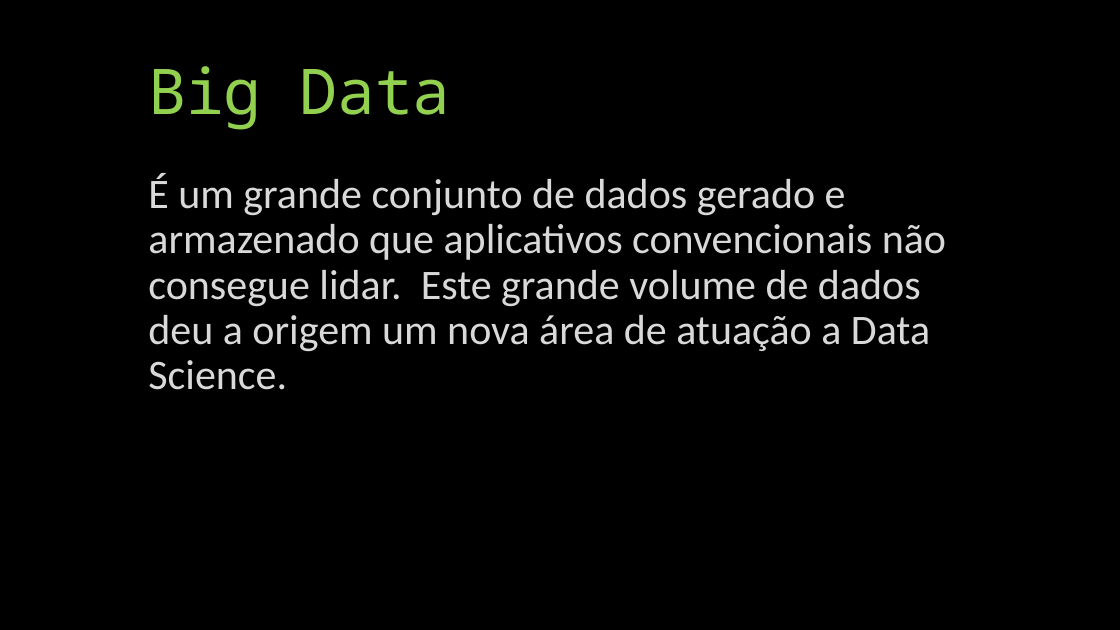
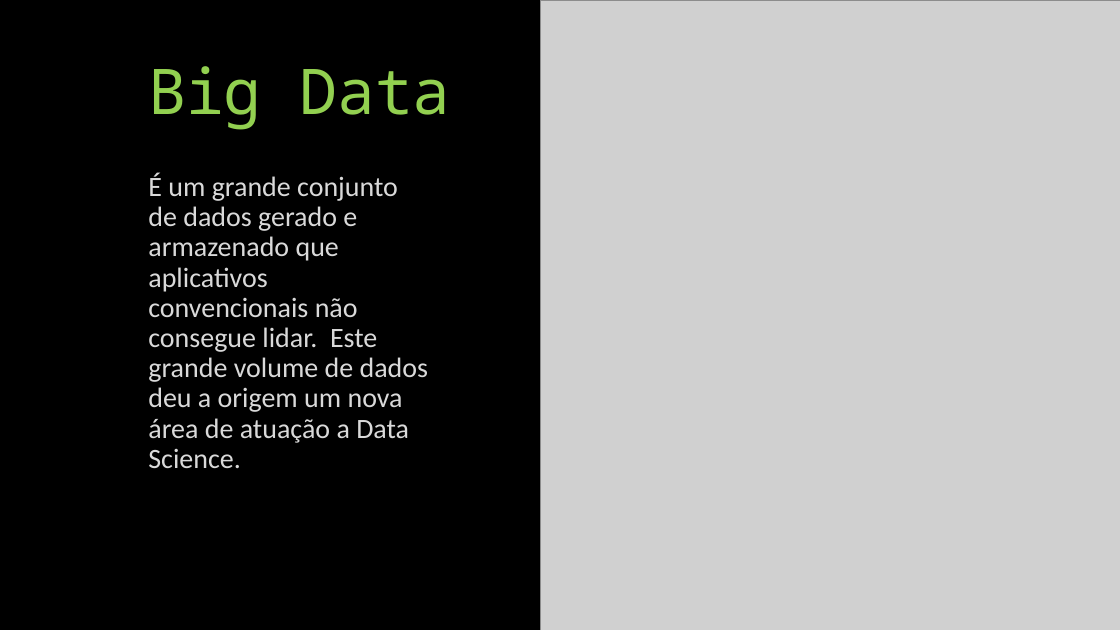
Before and after one commit to vitorioluis/Machine-Learning, a slide deck: slide 4 of IA/IA.pptx. Drawn at 1120x630 pixels with LibreOffice and Linux fonts; fonts in the diff are those of the drawing; grey boxes stand for pictures. Boxes give left, top, right and bottom in pixels: in the first picture for what was removed or moved away, otherwise in the second. Text is boxed around its words. In the diff, an @@ line names an element or a change of style, - is before the commit and + after.

```diff
--- a/IA/IA.pptx
+++ b/IA/IA.pptx
@@ picture added at (540,0,1120,630) @@
@@ text "É um grande conjunto de ..." at (148,173,429,468): size 36 to 24 pt @@
```
Also in this commit, not shown: 10 other slides changed, 7 slides added, 4 slides removed.
